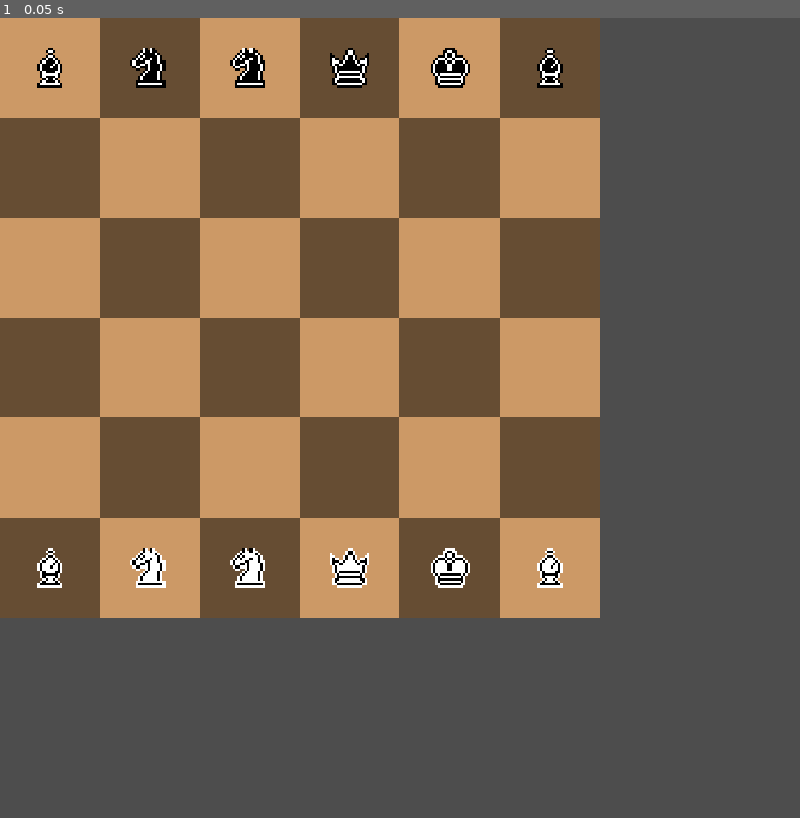
Above: before the commit, frame 1.
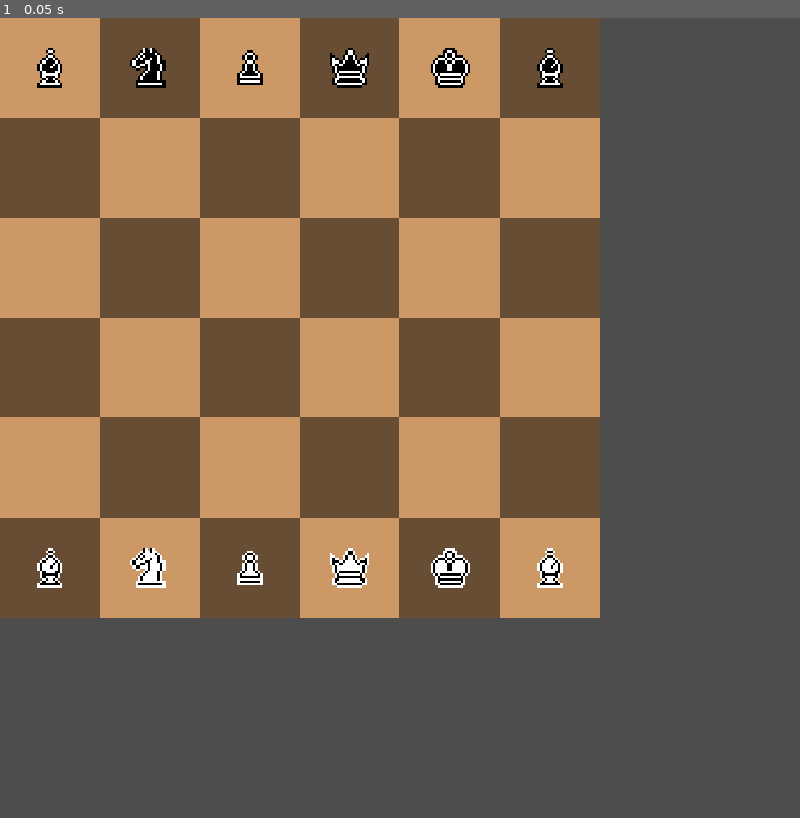
Above: after the commit, the same moment.

Repository: Wyadox/TurnBasedLite
Game: Godot game, scene res://scenes/game.tscn
The game is run twice, just before and just after one commit, with the same random seed, the same clock (stepped at 60 frames per second) and the same inputs.
Inputs:
- Up to frame 1 (0.05 s): no input

The runs differ from the first frame. In frame 1, 0.2% of the frame differs, in the area x 28-34%, y 3-72%.

Commit message:
Cat's Mitosis Pawn
Added the behavior for Cat's Mitosis Pawn in the combined project

Diff:
--- a/chess-game/scripts/globals.gd
+++ b/chess-game/scripts/globals.gd
@@ -18,6 +18,7 @@
 	PAWN,
 	HORSE_ARCHER,
 	ARCHBISHOP,
+	MITOSIS_PAWN
 }
 
 const SPRITE_MAPPING = {
@@ -30,6 +31,7 @@
 		PIECE_TYPES.PAWN: Vector2i(0, 5),
 		PIECE_TYPES.HORSE_ARCHER: Vector2i(0, 3),
 		PIECE_TYPES.ARCHBISHOP: Vector2i(0, 2),
+		PIECE_TYPES.MITOSIS_PAWN: Vector2i(0, 5)
 	},
 	COLORS.WHITE:{
 		PIECE_TYPES.ROOK: Vector2i(1, 4),
@@ -39,14 +41,15 @@
 		PIECE_TYPES.KING: Vector2i(1, 0),
 		PIECE_TYPES.PAWN: Vector2i(1, 5),
 		PIECE_TYPES.HORSE_ARCHER: Vector2i(1, 3),
-		PIECE_TYPES.ARCHBISHOP: Vector2i(1, 2)
+		PIECE_TYPES.ARCHBISHOP: Vector2i(1, 2),
+		PIECE_TYPES.MITOSIS_PAWN: Vector2i(1, 5)
 	},
 }
 
 const INITIAL_PIECE_SET_SINGLE = [
 	[PIECE_TYPES.ARCHBISHOP, 0, 0],
 	[PIECE_TYPES.HORSE_ARCHER, 1, 0],
-	[PIECE_TYPES.KNIGHT, 2, 0],
+	[PIECE_TYPES.MITOSIS_PAWN, 2, 0],
 	[PIECE_TYPES.QUEEN, 3, 0],
 	[PIECE_TYPES.KING, 4, 0],
 	[PIECE_TYPES.BISHOP, 5, 0]
--- a/chess-game/scripts/piece.gd
+++ b/chess-game/scripts/piece.gd
@@ -244,3 +244,26 @@
 		if pos != null:
 			positions.append(pos)
 	return positions
+
+func get_mitosis_positions():
+	var positions = []
+	var current_x = int(board_position.x)
+	var current_y = int(board_position.y)
+
+	for dir in [-1, 1]:
+		var mid = Vector2(current_x + dir, current_y )
+		var dest = Vector2(current_x + 2 * dir, current_y)
+		if board_handle.is_within_bounds(mid) and board_handle.is_within_bounds(dest):
+			if board_handle.get_piece(mid) == null and board_handle.get_piece(dest) == null:
+				positions.append(dest)
+	return positions
+
+func perform_mitosis(new_pawn_pos: Vector2):
+	piece_type = Globals.PIECE_TYPES.PAWN
+	update_sprite()
+
+	board_handle.create_piece(
+		Globals.PIECE_TYPES.PAWN,
+		color,
+		new_pawn_pos
+	)
